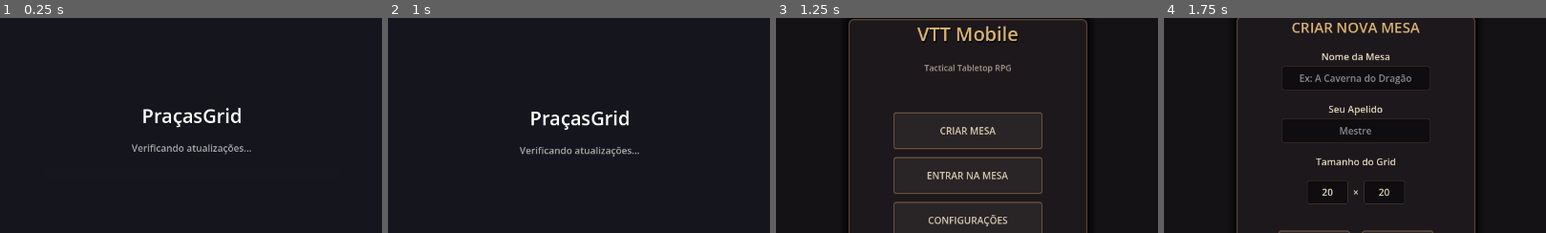
Above: before the commit, frames 1-4 (left to right).
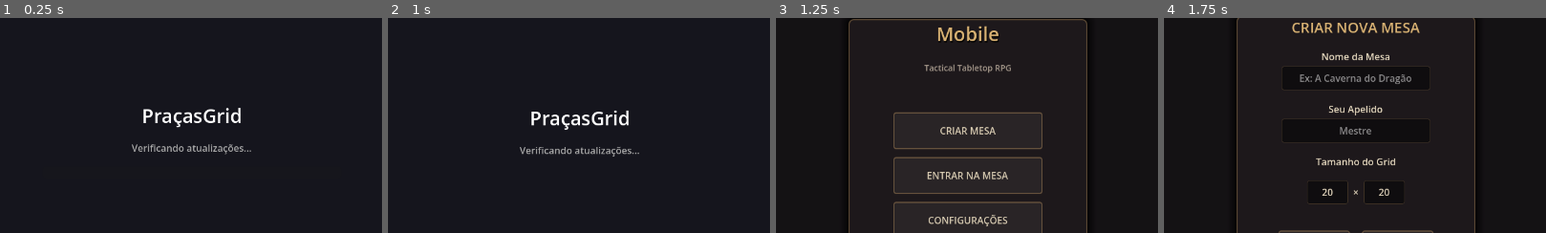
Above: after the commit, the same moments.

Repository: Asllow/vtt-mobile
Game: Godot game, scene res://scenes/ui/updater/Updater.tscn
The game is run twice, just before and just after one commit, with the same random seed, the same clock (stepped at 60 frames per second) and the same inputs.
Inputs (mouse positions are % of the whole screen's width and height, from its top left):
- Up to frame 1 (0.25 s): no input
- Up to frame 2 (1 s): tap Enter at 0.5 s; move the mouse to (72, 45) at 0.52 s; click (72, 45) at 0.67 s
- Up to frame 3 (1.25 s): no input
- Up to frame 4 (1.75 s): click "CRIAR MESA" at 1.25 s
The pictures show only the part of the screen within x 25-75%, y 22-72%; the shares and areas given below are measured in that part.

Frames 1-2 are identical in both runs. In frame 3, 1.0% of the frame differs, in the area x 37-64%, y 3-12%; in frame 4, nothing differs.

Commit message:
Update to version 0.5.1

Diff:
--- a/scenes/ui/menu/MainMenu.tscn
+++ b/scenes/ui/menu/MainMenu.tscn
@@ -144,7 +144,7 @@
 theme_override_colors/font_shadow_color = Color(0, 0, 0, 1)
 theme_override_constants/shadow_offset_y = 2
 theme_override_font_sizes/font_size = 32
-text = "VTT Mobile"
+text = "Mobile"
 horizontal_alignment = 1
 
 [node name="Subtitle" type="Label" parent="MainPanel/VBoxContainer"]
--- a/scripts/ui/updater/updater.gd
+++ b/scripts/ui/updater/updater.gd
@@ -1,6 +1,6 @@
 extends Control
 
-const CURRENT_VERSION = 1
+const CURRENT_VERSION = "0.5.0"
 # URL base que vai apontar pro arquivo version.json no GitHub (Raw)
 var VERSION_URL = "https://raw.githubusercontent.com/Asllow/vtt-mobile/main/version.json"
 
@@ -54,10 +54,11 @@
 		start_game()
 		return
 
-	var latest_version = json.get("version", CURRENT_VERSION)
+	var latest_version = str(json.get("version", CURRENT_VERSION))
 	patch_url = json.get("pck_url", "")
 
-	if latest_version > CURRENT_VERSION and patch_url != "":
+	# Compara as strings de versão (ex: "0.5.0" vs "0.4.0")
+	if _is_version_greater(latest_version, CURRENT_VERSION) and patch_url != "":
 		# Tem atualização!
 		status_label.text = "Baixando atualização... Por favor, aguarde."
 		progress_bar.show()
@@ -67,6 +68,18 @@
 		status_label.text = "Jogo atualizado!"
 		await get_tree().create_timer(0.5).timeout
 		start_game()
+
+func _is_version_greater(v1: String, v2: String) -> bool:
+	var parts1 = v1.split(".")
+	var parts2 = v2.split(".")
+	for i in range(max(parts1.size(), parts2.size())):
+		var num1 = int(parts1[i]) if i < parts1.size() else 0
+		var num2 = int(parts2[i]) if i < parts2.size() else 0
+		if num1 > num2:
+			return true
+		elif num1 < num2:
+			return false
+	return false
 
 func start_download() -> void:
 	# O arquivo será salvo na pasta interna do aplicativo
--- a/version.json
+++ b/version.json
@@ -1,4 +1,4 @@
 {
-  "version": 2,
+  "version": "0.5.1",
   "pck_url": "https://raw.githubusercontent.com/Asllow/vtt-mobile/main/patch.pck"
 }
